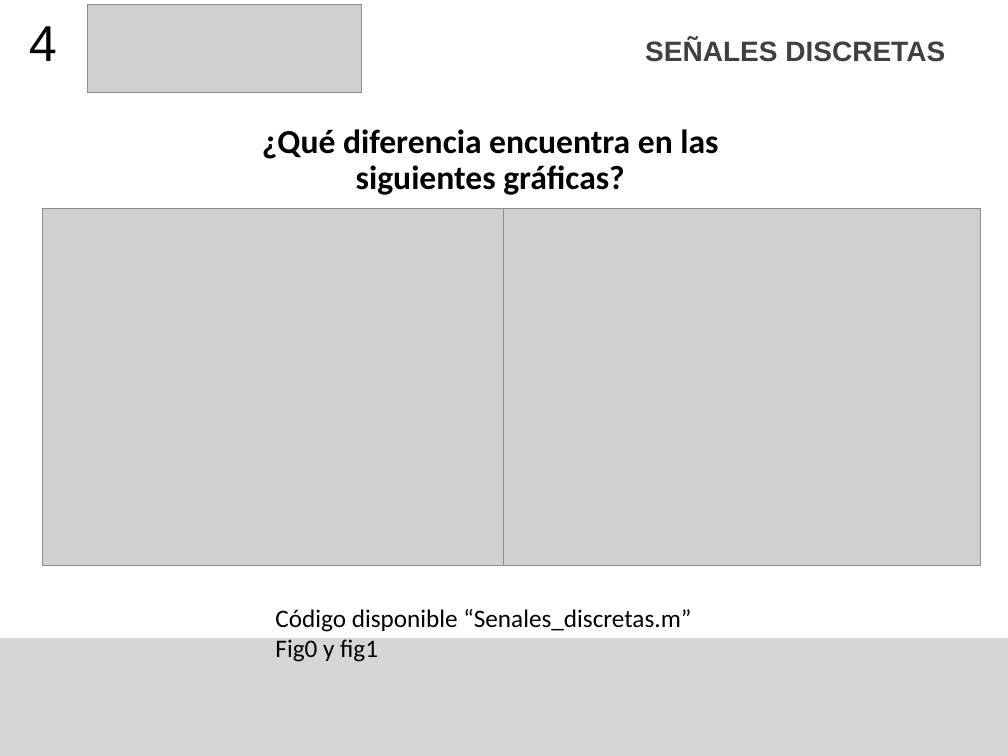
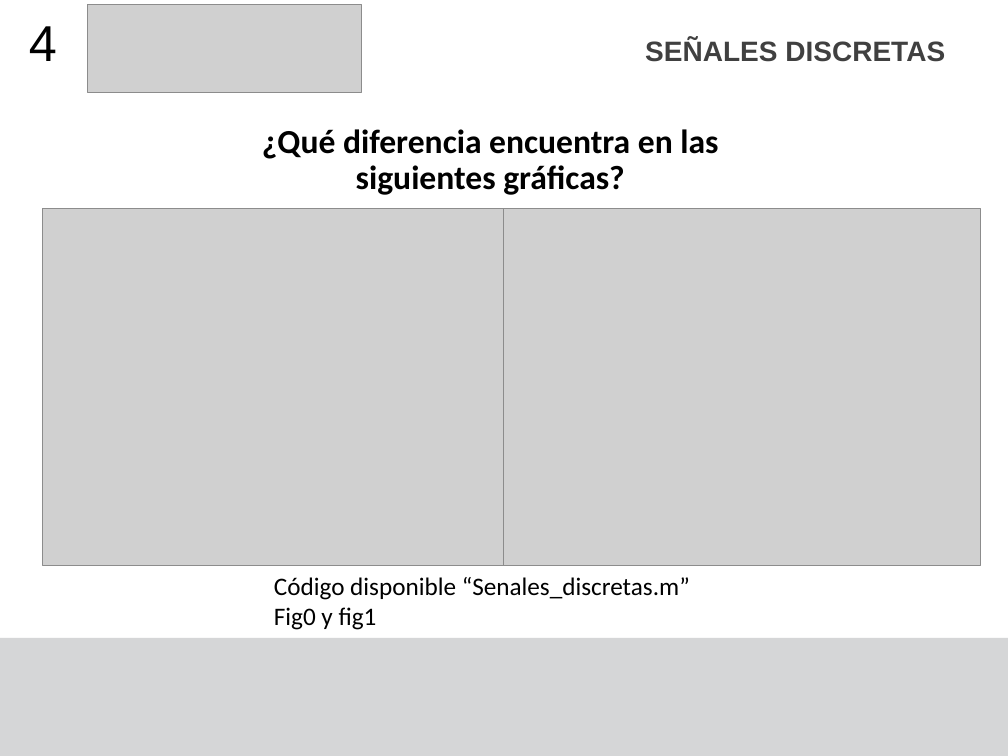
Before and after one commit to F4bian1012/Sistemas-de-Control-II---Ingenier-a-Mecatr-nica, a slide deck: slide 4 of Sesión_1/Señales Discretas - Digitales.pptx. Drawn at 1008x756 pixels with LibreOffice and Linux fonts; fonts in the diff are those of the drawing; grey boxes stand for pictures. Boxes give left, top, right and bottom in pixels: in the first picture for what was removed or moved away, otherwise in the second. Text is boxed around its words. In the diff, an @@ line names an element or a change of style, - is before the commit and + after.

```diff
--- a/Sesión_1/Señales Discretas - Digitales.pptx
+++ b/Sesión_1/Señales Discretas - Digitales.pptx
@@ text "Código disponible “Senales_discretas.m”": place and size @@
-text "Código disponible “Senales_discretas.m”" at (275,609,691,662)
+text "Código disponible “Senales_discretas.m”" at (274,577,690,630)
```
Also in this commit, not shown: 5 other files.
